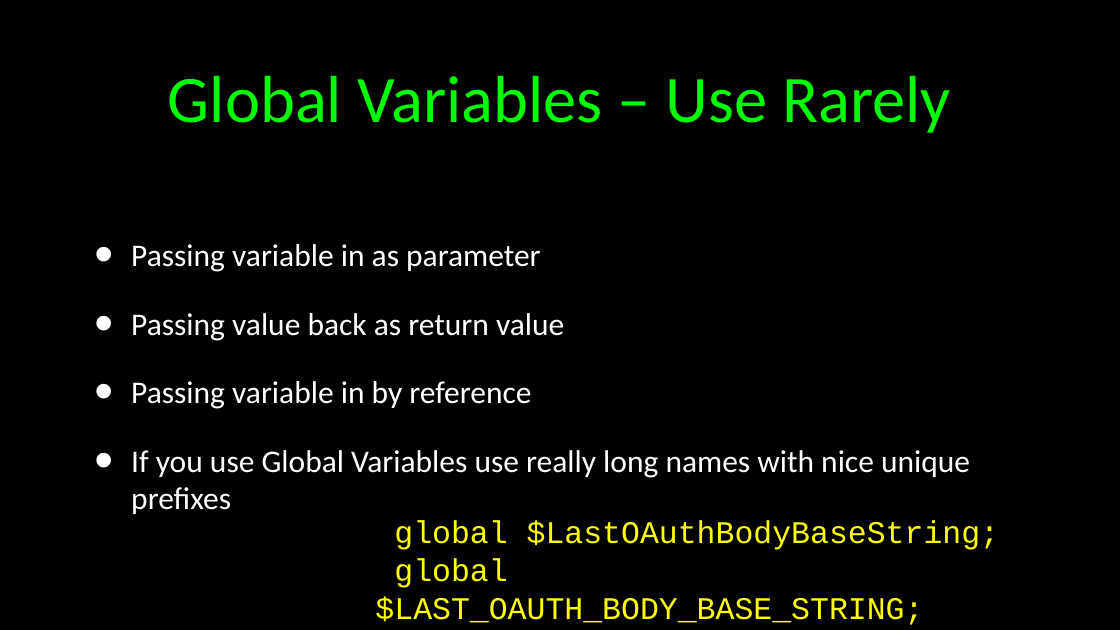
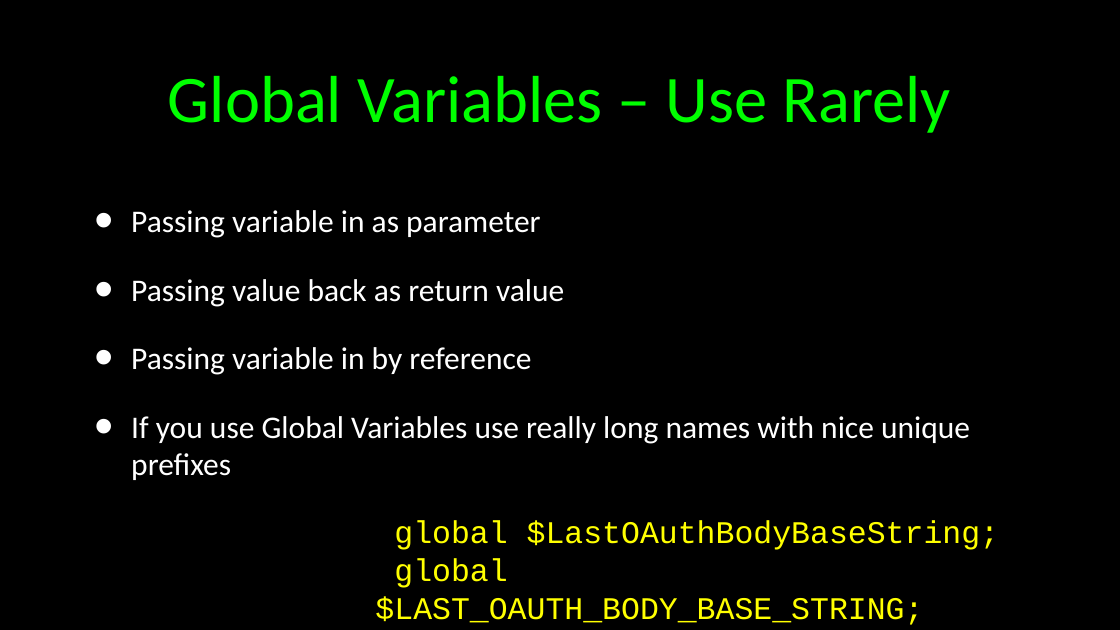
Before and after one commit to csev/wa4e, a slide deck: slide 18 of lectures/PHP-06-Functions.ppt. Drawn at 1120x630 pixels with LibreOffice and Linux fonts; fonts in the diff are those of the drawing. Boxes give left, top, right and bottom in pixels: in the first picture for what was removed or moved away, otherwise in the second. Text is boxed around its words. In the diff, an @@ line names an element or a change of style, - is before the commit and + after.

```diff
--- a/lectures/PHP-06-Functions.ppt
+++ b/lectures/PHP-06-Functions.ppt
@@ text "Passing variable in as parameter": place and size @@
-text "Passing variable in as parameter" at [131,244,970,514]
+text "Passing variable in as parameter" at [131,210,970,480]
```
Also in this commit, not shown: 2 other slides changed, 2 other files.
